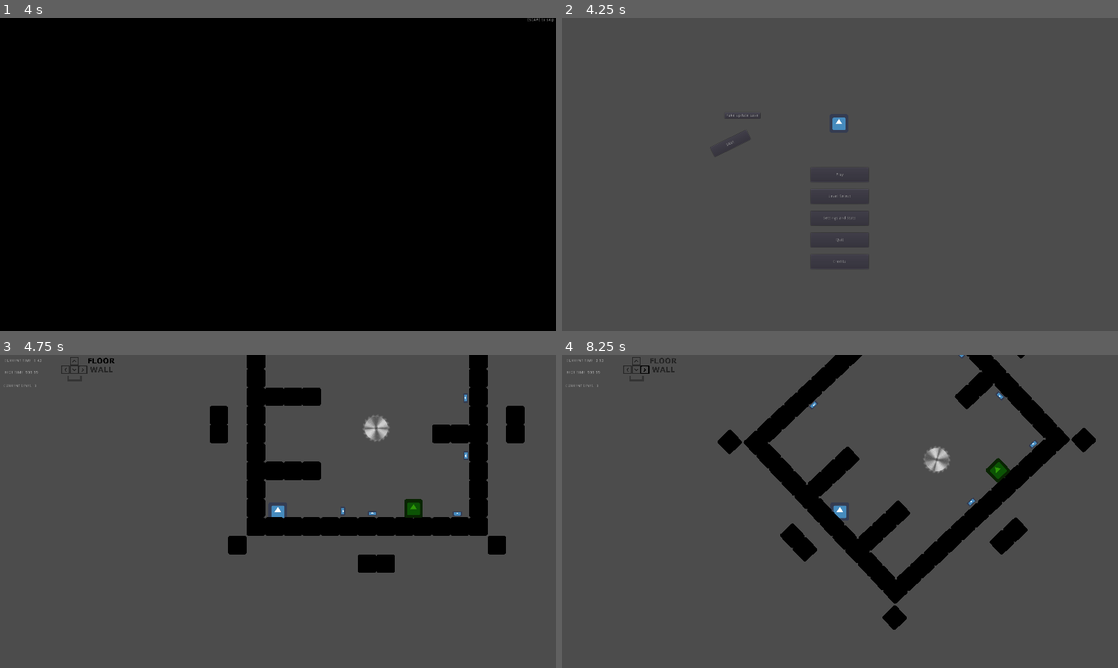
Above: before the commit, frames 1-4 (two rows, left to right).
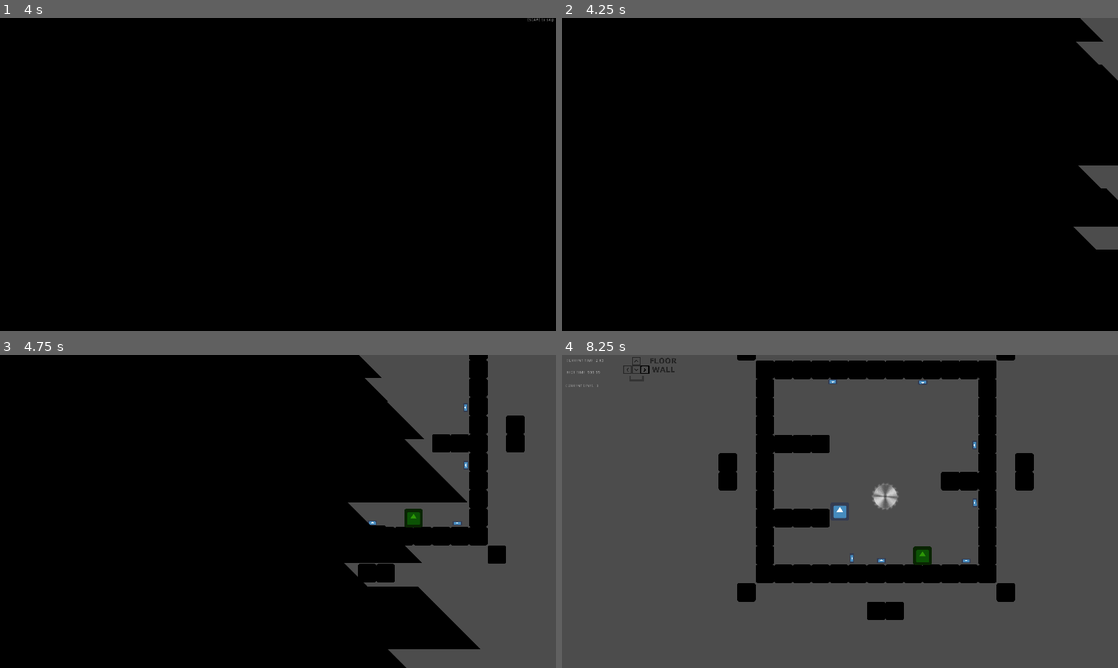
Above: after the commit, the same moments.

Repository: JustinWinningham/Project-Rotor
Game: Godot game, scene res://Scenes/Splash_Screens/Splash_GODOT.tscn
Same seed, same stepped clock (60 frames per second), same inputs: the game is played once before the commit and once after it. The engine's default icon, where the game draws it, is replaced by a stand-in: a white triangle on a blue panel in a dark square.
Inputs:
- Up to frame 1 (4 s): hold Space (jump) 0.53-1.28 s; hold Right (ui_right) 0.53-2.03 s; tap Space (jump) at 1.35, 1.52, 1.82, 2.85, 3.02, 3.32 s; hold Left (ui_left) 2.03-2.78 s; hold Space (jump) 2.03-2.78 s; hold Right (ui_right) from 2.78 s (still down); hold Space (jump) from 3.53 s (still down)
- Up to frame 2 (4.25 s): keep holding Right (ui_right); keep holding Space (jump); tap Escape (PAUSE) at 4.15 s
- Up to frame 3 (4.75 s): release Right (ui_right) at 4.25 s; release Space (jump) at 4.25 s; click "Play" at 4.25 s
- Up to frame 4 (8.25 s): hold Left (ui_left) 5.03-5.78 s; tap Space (jump) at 5.1, 5.27, 5.57, 6.6, 6.77, 7.07, 8.1 s; hold Right (ui_right) 5.78-6.53 s; hold Space (jump) 5.78-6.53 s; hold Left (ui_left) 6.53-8.03 s; hold Space (jump) 7.28-8.03 s; hold Right (ui_right) from 8.03 s (still down)

Frame 1 is identical in both runs. In frame 2, 98% of the frame differs, in the area x 0-100%, y 0-100%; in frame 3, 71%; in frame 4, 18%.

Commit message:
Finished Level Fading
Finished and Optimized Level Fading.
NOTE: This has a side effect of making a lot of the scripts dependant on the GLOBAL singleton script and the Transition Controller for changing scenes

Diff:
--- a/Project-Rotor/Prefabs/MapRotator.tscn
+++ b/Project-Rotor/Prefabs/MapRotator.tscn
@@ -1,11 +1,12 @@
 [gd_scene load_steps=7 format=2]
 
 [ext_resource path="res://Scripts/LevelController.gd" type="Script" id=1]
-[ext_resource path="res://temptiles.tres" type="TileSet" id=2]
+[ext_resource path="res://Art/Tilesets/temptiles.tres" type="TileSet" id=2]
 [ext_resource path="res://Prefabs/Button.tscn" type="PackedScene" id=3]
 [ext_resource path="res://Scripts/RotatorButton.gd" type="Script" id=4]
 [ext_resource path="res://Prefabs/LevelFinish.tscn" type="PackedScene" id=5]
 [ext_resource path="res://Scripts/LevelFinish.gd" type="Script" id=6]
+
 
 
 
--- a/Project-Rotor/Prefabs/Player.tscn
+++ b/Project-Rotor/Prefabs/Player.tscn
@@ -18,12 +18,7 @@
 }, {
 "frames": [ ExtResource( 2 ) ],
 "loop": true,
-"name": "run",
-"speed": 5.0
-}, {
-"frames": [ ExtResource( 2 ) ],
-"loop": true,
-"name": "jump",
+"name": "sprint",
 "speed": 5.0
 }, {
 "frames": [ ExtResource( 2 ) ],
@@ -38,18 +33,24 @@
 }, {
 "frames": [ ExtResource( 2 ) ],
 "loop": true,
-"name": "sprint",
+"name": "run",
+"speed": 5.0
+}, {
+"frames": [ ExtResource( 2 ) ],
+"loop": true,
+"name": "jump",
 "speed": 5.0
 } ]
 
 [sub_resource type="CapsuleShape2D" id=2]
+radius = 14.0889
+height = 32.4298
 
 [node name="Player" type="KinematicBody2D"]
 script = ExtResource( 1 )
 
 [node name="Sprite" type="AnimatedSprite" parent="."]
 position = Vector2( -0.595818, -0.198609 )
-scale = Vector2( 0.323495, 0.633818 )
 frames = SubResource( 1 )
 animation = "fall"
 
--- /dev/null
+++ b/Project-Rotor/Prefabs/Transition_Controller.tscn
@@ -0,0 +1,94 @@
+[gd_scene load_steps=6 format=2]
+
+[ext_resource path="res://Scripts/End_Of_Level.gd" type="Script" id=1]
+[ext_resource path="res://Art/Transition bars/bar04.png" type="Texture" id=2]
+[ext_resource path="res://Art/Transition bars/bar05.png" type="Texture" id=3]
+[ext_resource path="res://Art/Transition bars/bar06.png" type="Texture" id=4]
+[ext_resource path="res://Art/Transition bars/bar03.png" type="Texture" id=5]
+
+[node name="Level_Transition" type="Node2D"]
+pause_mode = 2
+visible = false
+script = ExtResource( 1 )
+time_winning = 2
+
+[node name="Bars" type="Node2D" parent="."]
+editor/display_folded = true
+
+[node name="Sprite0" type="Sprite" parent="Bars"]
+position = Vector2( 400, 0 )
+texture = ExtResource( 2 )
+centered = false
+
+[node name="Sprite1" type="Sprite" parent="Bars"]
+position = Vector2( 400, 80 )
+texture = ExtResource( 2 )
+centered = false
+
+[node name="Sprite2" type="Sprite" parent="Bars"]
+position = Vector2( 400, 160 )
+texture = ExtResource( 3 )
+centered = false
+
+[node name="Sprite3" type="Sprite" parent="Bars"]
+position = Vector2( 400, 290 )
+texture = ExtResource( 4 )
+centered = false
+
+[node name="Sprite4" type="Sprite" parent="Bars"]
+position = Vector2( 400, 508 )
+texture = ExtResource( 2 )
+centered = false
+
+[node name="Sprite5" type="Sprite" parent="Bars"]
+position = Vector2( 400, 588 )
+texture = ExtResource( 3 )
+centered = false
+
+[node name="Sprite6" type="Sprite" parent="Bars"]
+position = Vector2( 400, 718 )
+texture = ExtResource( 2 )
+centered = false
+
+[node name="Sprite7" type="Sprite" parent="Bars"]
+position = Vector2( 400, 798 )
+texture = ExtResource( 4 )
+centered = false
+
+[node name="Sprite8" type="Sprite" parent="Bars"]
+position = Vector2( 400, 1016 )
+scale = Vector2( 1.1, 1.1 )
+texture = ExtResource( 2 )
+centered = false
+
+[node name="Sprite9" type="Sprite" parent="Bars"]
+position = Vector2( -300, 0 )
+scale = Vector2( 0.535389, 5.2481 )
+texture = ExtResource( 5 )
+centered = false
+
+[node name="CanvasLayer" type="CanvasLayer" parent="."]
+
+[node name="Win_Elements" type="Control" parent="CanvasLayer"]
+visible = false
+margin_right = 40.0
+margin_bottom = 40.0
+
+[node name="Label" type="Label" parent="CanvasLayer/Win_Elements"]
+margin_left = 491.0
+margin_top = 373.0
+margin_right = 708.0
+margin_bottom = 439.0
+text = "TEST WIN MESSAGE!"
+
+[node name="Death_Elements" type="Control" parent="CanvasLayer"]
+visible = false
+margin_right = 40.0
+margin_bottom = 40.0
+
+[node name="Label" type="Label" parent="CanvasLayer/Death_Elements"]
+margin_left = 509.177
+margin_top = 443.434
+margin_right = 726.177
+margin_bottom = 509.434
+text = "TEST WIN MESSAGE!"
--- a/Project-Rotor/Prefabs/UI.tscn
+++ b/Project-Rotor/Prefabs/UI.tscn
@@ -1,7 +1,7 @@
-[gd_scene load_steps=32 format=2]
+[gd_scene load_steps=28 format=2]
 
 [ext_resource path="res://Scripts/UI.gd" type="Script" id=1]
-[ext_resource path="res://PAUSED.gd" type="Script" id=2]
+[ext_resource path="res://Scripts/PAUSED.gd" type="Script" id=2]
 [ext_resource path="res://icon.png" type="Texture" id=3]
 [ext_resource path="res://Prefabs/QuitButton.tscn" type="PackedScene" id=4]
 [ext_resource path="res://Scripts/ButtonChangeScene.gd" type="Script" id=5]
@@ -19,11 +19,7 @@
 [ext_resource path="res://Art/Arrows/WALL.png" type="Texture" id=17]
 [ext_resource path="res://Art/Arrows/FLOOR_50.png" type="Texture" id=18]
 [ext_resource path="res://Art/Arrows/FLOOR.png" type="Texture" id=19]
-[ext_resource path="res://Scripts/End_Of_Level.gd" type="Script" id=20]
-[ext_resource path="res://Art/Transition bars/bar04.png" type="Texture" id=21]
-[ext_resource path="res://Art/Transition bars/bar05.png" type="Texture" id=22]
-[ext_resource path="res://Art/Transition bars/bar06.png" type="Texture" id=23]
-[ext_resource path="res://Art/Transition bars/bar03.png" type="Texture" id=24]
+[ext_resource path="res://Prefabs/Transition_Controller.tscn" type="PackedScene" id=20]
 
 [sub_resource type="SpriteFrames" id=1]
 animations = [ {
@@ -121,8 +117,9 @@
 anchor_top = 1.0
 anchor_right = 1.0
 anchor_bottom = 1.0
-margin_left = -1920.0
+margin_left = -1917.73
 margin_top = -1080.0
+margin_right = 2.27209
 script = ExtResource( 1 )
 
 [node name="TimeLabel" type="Label" parent="."]
@@ -249,65 +246,6 @@
 frames = SubResource( 7 )
 animation = "OFF"
 
-[node name="End_Of_Level" type="Node2D" parent="."]
-pause_mode = 2
-script = ExtResource( 20 )
-time_winning = 2
-time_dying = 2
-
-[node name="Bars" type="Node" parent="End_Of_Level"]
-editor/display_folded = true
-
-[node name="Sprite0" type="Sprite" parent="End_Of_Level/Bars"]
-position = Vector2( -2000, 0 )
-texture = ExtResource( 21 )
-centered = false
-
-[node name="Sprite1" type="Sprite" parent="End_Of_Level/Bars"]
-position = Vector2( -2000, 80 )
-texture = ExtResource( 21 )
-centered = false
-
-[node name="Sprite2" type="Sprite" parent="End_Of_Level/Bars"]
-position = Vector2( -2000, 160 )
-texture = ExtResource( 22 )
-centered = false
-
-[node name="Sprite3" type="Sprite" parent="End_Of_Level/Bars"]
-position = Vector2( -2000, 290 )
-texture = ExtResource( 23 )
-centered = false
-
-[node name="Sprite4" type="Sprite" parent="End_Of_Level/Bars"]
-position = Vector2( -2000, 508 )
-texture = ExtResource( 21 )
-centered = false
-
-[node name="Sprite5" type="Sprite" parent="End_Of_Level/Bars"]
-position = Vector2( -2000, 588 )
-texture = ExtResource( 22 )
-centered = false
-
-[node name="Sprite6" type="Sprite" parent="End_Of_Level/Bars"]
-position = Vector2( -2000, 718 )
-texture = ExtResource( 21 )
-centered = false
-
-[node name="Sprite7" type="Sprite" parent="End_Of_Level/Bars"]
-position = Vector2( -2000, 798 )
-texture = ExtResource( 23 )
-centered = false
-
-[node name="Sprite8" type="Sprite" parent="End_Of_Level/Bars"]
-position = Vector2( -2000, 1016 )
-scale = Vector2( 1.1, 1.1 )
-texture = ExtResource( 21 )
-centered = false
-
-[node name="Sprite9" type="Sprite" parent="End_Of_Level/Bars"]
-position = Vector2( -2000, 0 )
-scale = Vector2( 0.535389, 5.2481 )
-texture = ExtResource( 24 )
-centered = false
+[node name="Transition_Controller" parent="." instance=ExtResource( 20 )]
 
 [connection signal="confirmed" from="PAUSED/PauseIcon/QuitButton/ConfirmationDialog" to="PAUSED/PauseIcon/QuitButton" method="_on_ConfirmationDialog_confirmed"]
--- a/Project-Rotor/Scenes/Levels/Level1.tscn
+++ b/Project-Rotor/Scenes/Levels/Level1.tscn
@@ -2,9 +2,10 @@
 
 [ext_resource path="res://Prefabs/Player.tscn" type="PackedScene" id=1]
 [ext_resource path="res://Scripts/LevelController.gd" type="Script" id=2]
-[ext_resource path="res://temptiles.tres" type="TileSet" id=3]
+[ext_resource path="res://Art/Tilesets/temptiles.tres" type="TileSet" id=3]
 [ext_resource path="res://Prefabs/Button.tscn" type="PackedScene" id=4]
 [ext_resource path="res://Prefabs/LevelFinish.tscn" type="PackedScene" id=5]
+
 
 [node name="Level1" type="Node2D"]
 
--- a/Project-Rotor/Scenes/Levels/Level2.tscn
+++ b/Project-Rotor/Scenes/Levels/Level2.tscn
@@ -2,9 +2,10 @@
 
 [ext_resource path="res://Prefabs/Player.tscn" type="PackedScene" id=1]
 [ext_resource path="res://Scripts/LevelController.gd" type="Script" id=2]
-[ext_resource path="res://temptiles.tres" type="TileSet" id=3]
+[ext_resource path="res://Art/Tilesets/temptiles.tres" type="TileSet" id=3]
 [ext_resource path="res://Prefabs/Button.tscn" type="PackedScene" id=4]
 [ext_resource path="res://Prefabs/LevelFinish.tscn" type="PackedScene" id=5]
+
 
 [node name="Level1" type="Node2D"]
 
--- a/Project-Rotor/Scenes/Levels/TutorialLevel.tscn
+++ b/Project-Rotor/Scenes/Levels/TutorialLevel.tscn
@@ -2,7 +2,7 @@
 
 [ext_resource path="res://Prefabs/Player.tscn" type="PackedScene" id=1]
 [ext_resource path="res://Scripts/LevelController.gd" type="Script" id=2]
-[ext_resource path="res://temptiles.tres" type="TileSet" id=3]
+[ext_resource path="res://Art/Tilesets/temptiles.tres" type="TileSet" id=3]
 [ext_resource path="res://Prefabs/Button.tscn" type="PackedScene" id=4]
 [ext_resource path="res://Prefabs/LevelFinish.tscn" type="PackedScene" id=5]
 [ext_resource path="res://Prefabs/Sawblade_L.tscn" type="PackedScene" id=6]
--- a/Project-Rotor/Scenes/Menus/CreditsMenu.tscn
+++ b/Project-Rotor/Scenes/Menus/CreditsMenu.tscn
@@ -1,31 +1,16 @@
-[gd_scene load_steps=3 format=2]
+[gd_scene load_steps=5 format=2]
 
-[ext_resource path="res://icon.png" type="Texture" id=1]
+[ext_resource path="res://Scripts/Menu_State_Controller.gd" type="Script" id=1]
 [ext_resource path="res://Scripts/ButtonChangeScene.gd" type="Script" id=2]
+[ext_resource path="res://icon.png" type="Texture" id=3]
+[ext_resource path="res://Prefabs/Transition_Controller.tscn" type="PackedScene" id=4]
 
 [node name="CreditsMenu" type="Control"]
 anchor_right = 1.0
 anchor_bottom = 1.0
 margin_left = -2.66925
 margin_right = -2.66919
-
-[node name="CanvasLayer" type="CanvasLayer" parent="."]
-
-[node name="Code" type="Sprite" parent="CanvasLayer"]
-position = Vector2( 939.15, 272.723 )
-texture = ExtResource( 1 )
-
-[node name="Art" type="Sprite" parent="CanvasLayer"]
-position = Vector2( 945.268, 425.33 )
-texture = ExtResource( 1 )
-
-[node name="Music" type="Sprite" parent="CanvasLayer"]
-position = Vector2( 950.801, 591.453 )
-texture = ExtResource( 1 )
-
-[node name="Team" type="Sprite" parent="CanvasLayer"]
-position = Vector2( 955.097, 760.426 )
-texture = ExtResource( 1 )
+script = ExtResource( 1 )
 
 [node name="BackBtn" type="Button" parent="."]
 margin_right = 100.0
@@ -33,3 +18,21 @@
 text = "back"
 script = ExtResource( 2 )
 scenePath = "res://Scenes/Menus/Main Menu.tscn"
+
+[node name="Code" type="Sprite" parent="."]
+position = Vector2( 941.819, 272.723 )
+texture = ExtResource( 3 )
+
+[node name="Art" type="Sprite" parent="."]
+position = Vector2( 947.937, 425.33 )
+texture = ExtResource( 3 )
+
+[node name="Music" type="Sprite" parent="."]
+position = Vector2( 953.47, 591.453 )
+texture = ExtResource( 3 )
+
+[node name="Team" type="Sprite" parent="."]
+position = Vector2( 957.766, 760.426 )
+texture = ExtResource( 3 )
+
+[node name="Level_Transition" parent="." instance=ExtResource( 4 )]
--- a/Project-Rotor/Scenes/Menus/LevelSelect.tscn
+++ b/Project-Rotor/Scenes/Menus/LevelSelect.tscn
@@ -1,7 +1,8 @@
-[gd_scene load_steps=3 format=2]
+[gd_scene load_steps=4 format=2]
 
 [ext_resource path="res://Scripts/LevelSelectScreen.gd" type="Script" id=1]
 [ext_resource path="res://Scripts/LevelSelectorButton.gd" type="Script" id=2]
+[ext_resource path="res://Prefabs/Transition_Controller.tscn" type="PackedScene" id=3]
 
 [node name="LevelSelect" type="Control"]
 anchor_right = 1.0
@@ -54,3 +55,5 @@
 text = "5"
 script = ExtResource( 2 )
 Lvl_Number = 5
+
+[node name="Level_Transition" parent="." instance=ExtResource( 3 )]
--- a/Project-Rotor/Scenes/Menus/Main Menu.tscn
+++ b/Project-Rotor/Scenes/Menus/Main Menu.tscn
@@ -1,10 +1,12 @@
-[gd_scene load_steps=6 format=2]
+[gd_scene load_steps=8 format=2]
 
-[ext_resource path="res://icon.png" type="Texture" id=1]
-[ext_resource path="res://Scripts/ButtonChangeScene.gd" type="Script" id=2]
-[ext_resource path="res://Scripts/SaveBtn.gd" type="Script" id=3]
-[ext_resource path="res://Scripts/QuitButton.gd" type="Script" id=4]
-[ext_resource path="res://Scripts/DEBUGSAVEBTN.gd" type="Script" id=5]
+[ext_resource path="res://Scripts/Menu_State_Controller.gd" type="Script" id=1]
+[ext_resource path="res://icon.png" type="Texture" id=2]
+[ext_resource path="res://Scripts/ButtonChangeScene.gd" type="Script" id=3]
+[ext_resource path="res://Scripts/SaveBtn.gd" type="Script" id=4]
+[ext_resource path="res://Scripts/QuitButton.gd" type="Script" id=5]
+[ext_resource path="res://Scripts/DEBUGSAVEBTN.gd" type="Script" id=6]
+[ext_resource path="res://Prefabs/Transition_Controller.tscn" type="PackedScene" id=7]
 
 [node name="Main Menu" type="Control"]
 anchor_right = 1.0
@@ -13,10 +15,11 @@
 margin_top = 1.0
 margin_right = -1.0
 margin_bottom = 1.0
+script = ExtResource( 1 )
 
 [node name="Sprite" type="Sprite" parent="."]
 position = Vector2( 957.171, 362.701 )
-texture = ExtResource( 1 )
+texture = ExtResource( 2 )
 
 [node name="PlayBtn" type="Button" parent="."]
 anchor_left = 0.5
@@ -109,7 +112,9 @@
 margin_right = 686.0
 margin_bottom = 346.0
 text = "Fake update save"
-script = ExtResource( 5 )
+script = ExtResource( 6 )
+
+[node name="Level_Transition" parent="." instance=ExtResource( 7 )]
 
 [connection signal="pressed" from="SaveBtn" to="SaveBtn" method="_on_SaveBtn_pressed"]
 [connection signal="confirmed" from="QuitButton/ConfirmationDialog" to="QuitButton" method="_on_ConfirmationDialog_confirmed"]
--- a/Project-Rotor/Scripts/ButtonChangeScene.gd
+++ b/Project-Rotor/Scripts/ButtonChangeScene.gd
@@ -9,7 +9,7 @@
 	pass
 
 func _pressed():
-	#thePlayer.play()
-	get_tree().change_scene(scenePath)
+	GLOBAL.level2load = scenePath
+	GLOBAL.STATE = GLOBAL.GAMESTATE.LEAVESCENE
 	if get_tree().paused:
 		get_tree().paused = false
--- a/Project-Rotor/Scripts/End_Of_Level.gd
+++ b/Project-Rotor/Scripts/End_Of_Level.gd
@@ -1,6 +1,7 @@
 extends Node2D
 
-var fins = [
+# X position where each bar will stop when entering camera view
+var on_fins = [
 400,
 400,
 400,
@@ -13,6 +14,13 @@
 -300
 ]
 
+# X position where each bar will stop when exiting the camera view
+var off_fins = -2000
+
+# Holds array of nodes - our bars
+var spritez
+
+# Speed at which each bar will move, randomized each frame when the game is in idle state
 var speeds = [
 0.0,
 0.0,
@@ -26,52 +34,97 @@
 0.0
 ]
 
-var finisher = [false, false, false, false, false, false, false, false, false, false]
-
 export(int) var time_winning = 3
-export(int) var time_dying = 3
-
-var finished_transition = false
+export(int) var time_dying = 2
 
 func _ready():
+	spritez = $Bars.get_children()
+	visible = true
+	# Seed our initial random speeds at the start for the fade in
+	for i in speeds.size():
+			speeds[i] = rand_range(2500, 3000)
 	pass # Replace with function body.
 
+func _process(delta):
+	# optimization check
+	if GLOBAL.STATE != GLOBAL.GAMESTATE.IDLE:
 
-func _process(delta):
-	if GLOBAL.STATE != GLOBAL.GAMESTATE.IDLE:
+		##########################
+		# LEVEL TRANSITION - WIN #
+		##########################
 		if GLOBAL.STATE == GLOBAL.GAMESTATE.LEVELWIN:
-			var spritez = $Bars.get_children()
-			if not finished_transition:
-				var counter = 0
-				var exit = true
-				for spr in spritez:
-					if not finisher[counter]:
-						spr.position.x = lerp(spr.position.x, spr.position.x + 2000, speeds[counter]) # fins[counter].x second param
-					if stepify(spr.position.x, 1) <= fins[counter]:
-						exit = false
-					else:
-						finisher[counter] = true
-					counter += 1
-				if exit:
-					print("LEVEL WIN!")
-					finished_transition = true
-			else:
+			print("PLAYER WON")
+			if fade_on(delta):
+				print("FADE ON COMPLETE")
 				time_winning -= delta
+				$CanvasLayer/Win_Elements.visible = true
+				$CanvasLayer/Win_Elements/Label.text = str(GLOBAL.STATE)
 				if time_winning <= 0:
+					GLOBAL.STATE = GLOBAL.GAMESTATE.IDLE
 					get_tree().change_scene(GLOBAL.level2load)
-					GLOBAL.STATE = GLOBAL.GAMESTATE.IDLE
+				# At this point, our fade_on has completed, now do whatever we want for the winscreen
+				pass
+			pass
+
+		############################
+		# LEVEL TRANSITION - DEATH #
+		############################
 		elif GLOBAL.STATE == GLOBAL.GAMESTATE.LEVELDEATH:
 			print("PLAYER DIED!")
-			GLOBAL.STATE = GLOBAL.GAMESTATE.IDLE
-			get_tree().reload_current_scene()
+			if fade_on(delta):
+				print("FADE ON COMPLETE")
+				$CanvasLayer/Death_Elements.visible = true
+				$CanvasLayer/Death_Elements/Label.text = str(GLOBAL.STATE)
+				time_dying -= delta
+				if time_dying <= 0:
+					GLOBAL.STATE = GLOBAL.GAMESTATE.IDLE
+					get_tree().reload_current_scene()
+
+		###########################
+		# LEVEL TRANSITION - QUIT #
+		###########################
 		elif GLOBAL.STATE == GLOBAL.GAMESTATE.LEAVESCENE:
-			print("PLAYER QUIT!")
-			GLOBAL.STATE = GLOBAL.GAMESTATE.IDLE
-			get_tree().change_scene(GLOBAL.level2load)
+			print("PLAYER QUIT LEVEL!")
+			if fade_on(delta):
+				GLOBAL.STATE = GLOBAL.GAMESTATE.IDLE
+				get_tree().change_scene(GLOBAL.level2load)
+
+		############################
+		# LEVEL TRANSITION - ENTER #
+		############################
 		elif GLOBAL.STATE == GLOBAL.GAMESTATE.ENTERSCENE:
 			print("ENTERED A MENU / NON LEVEL SCENE")
-			GLOBAL.STATE = GLOBAL.GAMESTATE.IDLE
+			if fade_off(delta):
+				GLOBAL.STATE = GLOBAL.GAMESTATE.IDLE
+				# No change_scene here, as this case occurs right after we load a new scene
 	else:
+		# Only update our fader randoms when idling
 		for i in speeds.size():
-			speeds[i] = rand_range(0.01, 0.025)
+			speeds[i] = rand_range(2500, 3000)
 	pass
+
+# Processes a single frame of fading into camera view, returns true when fade is complete, false otherwise
+func fade_on(delta):
+	var counter = 0
+	var exit = true
+	for spr in spritez:
+		if stepify(spr.position.x, 1) <= on_fins[counter]:
+			exit = false
+			spr.position.x += speeds[counter] * delta
+		counter += 1
+	if exit:
+		return true
+	return false
+
+# Processes a single frame of fading out of camera view, returns true when fade is complete, false otherwise
+func fade_off(delta):
+	var counter = 0
+	var exit = true
+	for spr in spritez:
+		if stepify(spr.position.x, 1) >= off_fins:
+			exit = false
+			spr.position.x -= speeds[counter] * delta
+		counter += 1
+	if exit:
+		return true
+	return false
--- a/Project-Rotor/Scripts/LevelController.gd
+++ b/Project-Rotor/Scripts/LevelController.gd
@@ -13,6 +13,10 @@
 	pass
 
 func _process(delta):
+
+	if GLOBAL.STATE != GLOBAL.GAMESTATE.IDLE:
+		return
+
 	timeTaken += delta
 	# Update our target rotation to trigger the next loop
 	# By looping over all of our buttons and checking if they have been tripped
--- a/Project-Rotor/Scripts/LevelFinish.gd
+++ b/Project-Rotor/Scripts/LevelFinish.gd
@@ -3,7 +3,6 @@
 export(String) var scenePath = "res://Scenes/Levels/Level1.tscn"
 export(int) var level
 var time = 0.0
-var haswon = false
 
 # This looks wrong, but it's not. Don't forget that this is triggered when the platform LOADS, not when area is triggered
 func _ready():
@@ -14,15 +13,16 @@
 	pass
 
 func _process(delta):
+	if GLOBAL.STATE != GLOBAL.GAMESTATE.IDLE:
+		return
+
 	time += delta
 	var bods = get_overlapping_bodies()
 	for bod in bods:
-		if bod.name == "Player" and not haswon:
+		if bod.name == "Player":
 			GLOBAL.STATE = GLOBAL.GAMESTATE.LEVELWIN
-			haswon = true
 			if GLOBAL.get_best_time() > time:
 				GLOBAL.update_best_time(level, time)
 				GLOBAL.current_level = level + 1
 				GLOBAL.level2load = scenePath
-			#get_tree().change_scene(scenePath)
 	pass
--- a/Project-Rotor/Scripts/LevelSelectScreen.gd
+++ b/Project-Rotor/Scripts/LevelSelectScreen.gd
@@ -1,9 +1,11 @@
 extends Control
 
 func _ready():
+	GLOBAL.STATE = GLOBAL.GAMESTATE.ENTERSCENE
 	pass # Replace with function body.
 
 func _process(delta):
 	if Input.is_action_pressed("PAUSE"):
-		get_tree().change_scene("res://Scenes/Menus/Main Menu.tscn")
+		GLOBAL.level2load = "res://Scenes/Menus/Main Menu.tscn"
+		GLOBAL.STATE = GLOBAL.GAMESTATE.LEAVESCENE
 	pass
--- /dev/null
+++ b/Project-Rotor/Scripts/Menu_State_Controller.gd
@@ -0,0 +1,4 @@
+extends Control
+
+func _ready():
+	GLOBAL.STATE = GLOBAL.GAMESTATE.ENTERSCENE
--- a/Project-Rotor/Scripts/Player.gd
+++ b/Project-Rotor/Scripts/Player.gd
@@ -16,9 +16,11 @@
 var motion = Vector2() # track our frame motion
 var last_frame_motion = Vector2(1.0, 1.0) # tracks what our motion was in the last frame
 var airMotion = Vector2() # used in flump calulations
-var playerHasControl = true # for suspending player control for various reasons
 
 func _physics_process(delta):
+
+	if GLOBAL.STATE != GLOBAL.GAMESTATE.IDLE:
+		return
 
 	########### Gravity Handling ###########
 
--- a/Project-Rotor/Scripts/Sawblade_L.gd
+++ b/Project-Rotor/Scripts/Sawblade_L.gd
@@ -22,14 +22,20 @@
 
 
 func _process(delta):
+
+	# We may want to remove this later if we impliment a death animation
+	if GLOBAL.STATE != GLOBAL.GAMESTATE.IDLE:
+		return
+
 	$AnimatedSprite.rotation_degrees += spin_speed
 	# Calculate movement towards (or return from) the move_to point at speed
 	var bods = get_overlapping_bodies()
 	for bod in bods:
 		if bod.name == "Player":
 			GLOBAL.num_deaths += 1
+			GLOBAL.STATE = GLOBAL.GAMESTATE.LEVELDEATH
 			# Kill the player. we will reset the scene for now, but in future need to handle player death more gracefully
-			get_tree().reload_current_scene()
+			#get_tree().reload_current_scene()
 			print("Player hit a sawblade. Dead.")
 			pass
 	if not statik:
--- a/Project-Rotor/Scripts/Settings_Stats.gd
+++ b/Project-Rotor/Scripts/Settings_Stats.gd
@@ -4,6 +4,7 @@
 export(NodePath) var backmenu = "res://Scenes/Menus/Main Menu.tscn"
 
 func _ready():
+	GLOBAL.STATE = GLOBAL.GAMESTATE.ENTERSCENE
 	pass # Replace with function body.
 
 
--- a/Project-Rotor/Scripts/UI.gd
+++ b/Project-Rotor/Scripts/UI.gd
@@ -2,18 +2,23 @@
 
 var theTime = 0.0
 var bestTime
+var inputchildren
 
 func _ready():
+	inputchildren = $ScreenControls.get_children()
+	GLOBAL.STATE = GLOBAL.GAMESTATE.ENTERSCENE
 	bestTime = GLOBAL.get_best_time()
 	pass
 
 func _process(delta):
+	if GLOBAL.STATE != GLOBAL.GAMESTATE.IDLE:
+		return
+
+
 	theTime += delta
 	$TimeLabel.text = "Current Time: " + str(stepify(theTime, 0.01))
 	$BestTimeLabel.text = "Best Time: " + str(stepify(bestTime, 0.01))
 	$CurrentLevel.text = "Current level: " + str(GLOBAL.current_level)
-
-	var inputchildren = $ScreenControls.get_children()
 
 	for child in inputchildren:
 		child.play("OFF")
--- a/Project-Rotor/Splash_1.tscn
+++ /dev/null
@@ -1,5 +0,0 @@
-[gd_scene format=2]
-
-[node name="Splash_BDG" type="Control"]
-anchor_right = 1.0
-anchor_bottom = 1.0
Renamed: Project-Rotor/tempTile.tscn -> Project-Rotor/Art/Tilesets/tempTile.tscn
Renamed: Project-Rotor/temptiles.tres -> Project-Rotor/Art/Tilesets/temptiles.tres
Not shown: 2 places in Project-Rotor/Prefabs/Sawblade_L.tscn that only renumber resources
Not shown: 6 places in Project-Rotor/Scenes/Menus/Main Menu.tscn that only renumber resources
Renamed: Project-Rotor/PAUSED.gd -> Project-Rotor/Scripts/PAUSED.gd
